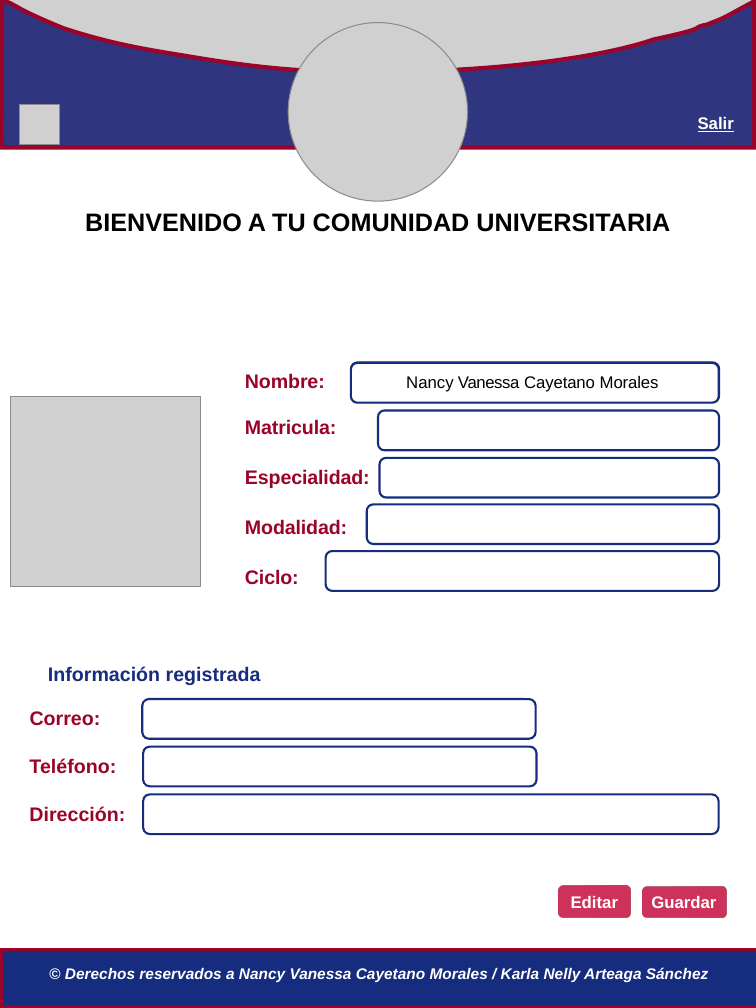
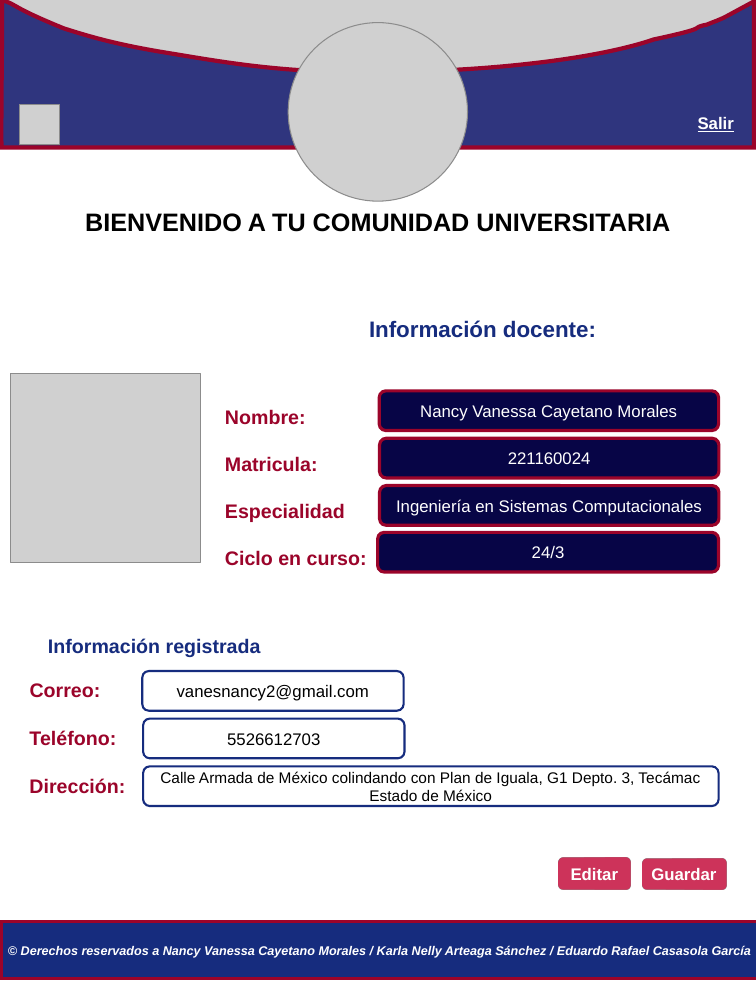
Before and after one commit to IngMiranda/TecnologiasWeb_9, a slide deck: slide 1 of Propuesta-páginas-docente.pptx. Drawn at 756x1008 pixels with LibreOffice and Linux fonts; fonts in the diff are those of the drawing; grey boxes stand for pictures. Boxes give left, top, right and bottom in pixels: in the first picture for what was removed or moved away, otherwise in the second. Text is boxed around its words. In the diff, an @@ line names an element or a change of style, - is before the commit and + after.

```diff
--- a/Propuesta-páginas-docente.pptx
+++ b/Propuesta-páginas-docente.pptx
@@ text added at (369,320,596,338), 16 pt, text #162C7E, bold @@
+Información docente:
@@ picture: place and size @@
-picture at (11,397,201,587)
+picture at (11,373,201,562)
@@ text "Nombre:": place and size @@
-text "Nombre:" at (245,419,370,585)
+text "Nombre:" at (225,409,367,566)
@@ text removed at (245,373,325,389) @@
-Nombre:
@@ freeform shape removed at (351,363,719,403) @@
@@ freeform shape removed at (351,363,719,403) @@
@@ freeform shape removed at (351,363,719,403) @@
@@ text at (225,409,306,425): paragraph added @@
+Nombre:
@@ freeform shape removed at (378,410,719,451) @@
@@ rounded rectangle "Nancy Vanessa Cayetano Morales": place and size @@
-rounded rectangle "Nancy Vanessa Cayetano Morales" at (406,376,659,392)
+rounded rectangle "Nancy Vanessa Cayetano Morales" at (379,391,719,430)
@@ rounded rectangle "Nancy Vanessa Cayetano Morales" at (379,391,719,430): text colour #000000 to #FFFFFF; letter spacing -0.3 to 0 pt in "Vanessa"; letter spacing -0.1 to 0 pt in "Cayetano Morales"; alignment left to centre; indent changed; less space between paragraphs; vertical alignment top to middle; fill none to #070546; outline none to #9B042A 2.25 pt @@
@@ rounded rectangle added at (380,438,720,478), fill #070546, outline #9B042A 2.25 pt, 12 pt, text #FFFFFF @@
+221160024
@@ text at (225,456,318,472): letter spacing -0.1 to 0 pt in "Matricula:"; indent changed; line spacing 1 to 2; less space between paragraphs @@
@@ freeform shape removed at (367,458,720,543) @@
@@ text at (225,503,367,566): text changed @@
-Especialidad: Modalidad: Ciclo:
+Especialidad
+Ciclo en curso:
@@ rounded rectangle added at (380,486,720,525), fill #070546, outline #9B042A 2.25 pt, 12 pt, text #FFFFFF @@
+Ingeniería en Sistemas Computacionales
@@ rounded rectangle added at (378,532,719,572), fill #070546, outline #9B042A 2.25 pt, 12 pt, text #FFFFFF @@
+24/3
@@ freeform shape removed at (326,551,719,592) @@
@@ rounded rectangle added at (142,671,403,711), fill #FFFFFF, outline #162C7E 1.5 pt, 12 pt, text #000000 @@
+vanesnancy2@gmail.com
@@ rounded rectangle removed at (142,700,535,739) @@
@@ rounded rectangle added at (143,719,404,758), fill #FFFFFF, outline #162C7E 1.5 pt, 12 pt, text #000000 @@
+5526612703
@@ rounded rectangle removed at (143,747,536,786) @@
@@ rounded rectangle added at (143,766,719,805), fill #FFFFFF, outline #162C7E 1.5 pt, 11 pt, text #000000 @@
+Calle Armada de México colindando con Plan de Iguala, G1 Depto. 3, Tecámac Estado de México
@@ rounded rectangle removed at (143,794,719,834) @@
@@ rounded rectangle "Guardar": place and size @@
-rounded rectangle "Guardar" at (639,886,729,917)
+rounded rectangle "Guardar" at (639,859,729,890)
@@ 4 texts, 1 rounded rectangle, 1 rectangle: place and size @@
-4 texts, 1 rounded rectangle, 1 rectangle at (1,666,756,1007)
+4 texts, 1 rounded rectangle, 1 rectangle at (1,638,756,979)
@@ text at (21,945,751,958): text changed; size 11 to 9 pt @@
-© Derechos reservados a Nancy Vanessa Cayetano Morales / Karla Nelly Arteaga Sánchez
+© Derechos reservados a Nancy Vanessa Cayetano Morales / Karla Nelly Arteaga Sánchez / Eduardo Rafael Casasola García
```
Also in this commit, not shown: 4 other slides changed, 6 slides added, 1 slide removed.
